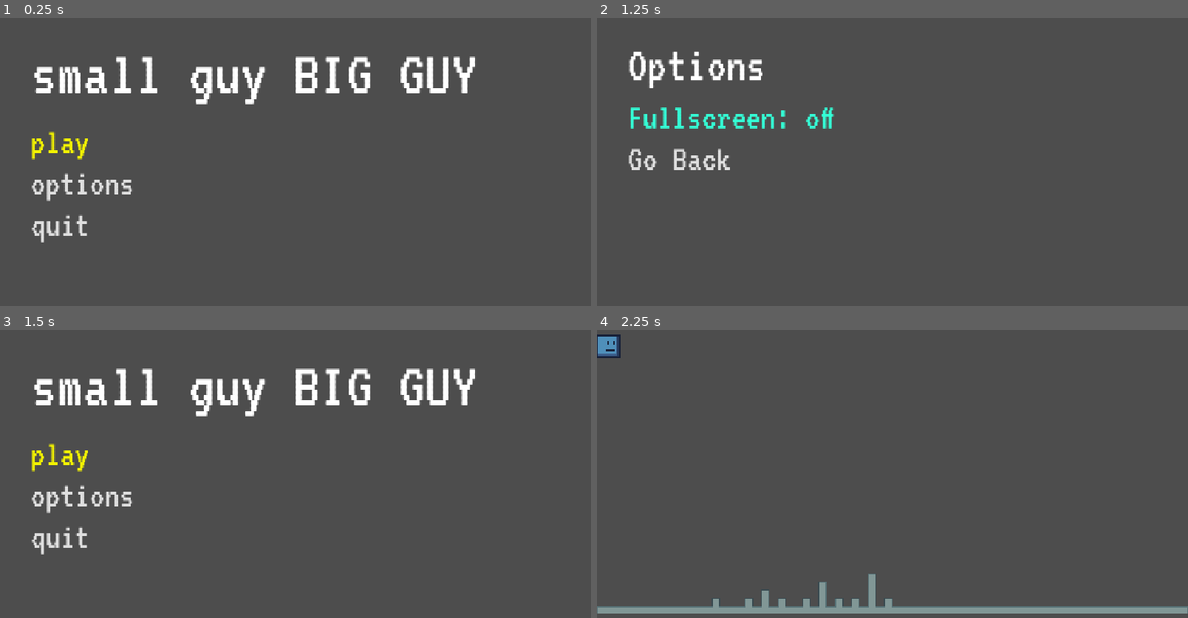
Above: before the commit, frames 1-4 (two rows, left to right).
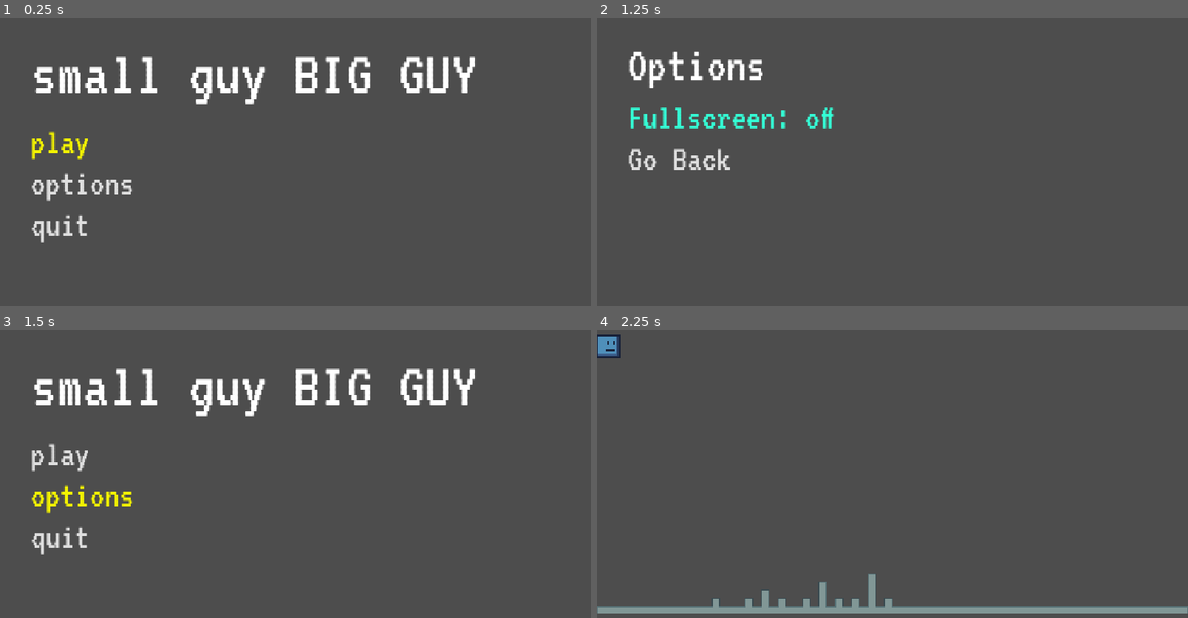
Above: after the commit, the same moments.

Repository: itstntcraft123/small-guy-big-guy
Game: Godot game, scene res://scenes/main_menu.tscn
Two runs of this game, one before a commit and one after it. Both use one fixed random seed, a clock stepped at 60 frames per second and the inputs below.
Inputs:
- Up to frame 1 (0.25 s): no input
- Up to frame 2 (1.25 s): click "options" at 0.5 s
- Up to frame 3 (1.5 s): click "Go Back" at 1.25 s
- Up to frame 4 (2.25 s): click "play" at 2 s

Frames 1-2 are identical in both runs. In frame 3, 0.8% of the frame differs, in the area x 5-23%, y 39-64%; in frame 4, nothing differs.

Commit message:
instantiate options menu instead of switching scene to later allow opening options menu in game without losing progress

Diff:
--- a/scenes/main_menu.tscn
+++ b/scenes/main_menu.tscn
@@ -3,6 +3,7 @@
 [ext_resource type="Theme" uid="uid://doesdkf2iqydn" path="res://theme.tres" id="1_bqqt6"]
 [ext_resource type="Script" uid="uid://bjuee2jha4cbs" path="res://scripts/main_menu.gd" id="1_ekxnf"]
 [ext_resource type="PackedScene" uid="uid://ct5i5yruxnpg" path="res://scenes/select_menu.tscn" id="1_l6cm7"]
+[ext_resource type="PackedScene" uid="uid://tqnkx31t63uf" path="res://scenes/options_menu.tscn" id="3_wu84c"]
 
 [node name="MainMenu" type="Control" unique_id=215592574]
 layout_mode = 3
@@ -13,6 +14,7 @@
 grow_vertical = 2
 theme = ExtResource("1_bqqt6")
 script = ExtResource("1_ekxnf")
+options_menu = ExtResource("3_wu84c")
 
 [node name="MarginContainer" type="MarginContainer" parent="." unique_id=472200006]
 layout_mode = 1
--- a/scripts/main_menu.gd
+++ b/scripts/main_menu.gd
@@ -1,4 +1,6 @@
 extends Control
+
+@export var options_menu: PackedScene
 
 func _ready() -> void:
 	pass
@@ -11,9 +13,15 @@
 		"Play":
 			get_tree().change_scene_to_file("res://scenes/game.tscn")
 		"Options":
-			get_tree().change_scene_to_file("res://scenes/options_menu.tscn")
+			var scene = options_menu.instantiate()
+			add_child(scene)
+			$MarginContainer.hide()
 		"Quit":
 			if OS.has_feature("web"):
 				get_tree().change_scene_to_file("res://scenes/quit_screen.tscn")
 			else:
 				get_tree().quit()
+
+func unhide() -> void:
+	$MarginContainer.show()
+	$MarginContainer/VBoxContainer/SelectMenu/Options.grab_focus()
--- a/scripts/options_menu.gd
+++ b/scripts/options_menu.gd
@@ -17,7 +17,8 @@
 			else:
 				DisplayServer.window_set_mode(DisplayServer.WINDOW_MODE_FULLSCREEN)
 		"GoBack":
-			get_tree().change_scene_to_file("res://scenes/main_menu.tscn")
+			get_parent().unhide()
+			queue_free()
 
 func _on_fullscreen_focus_entered() -> void:
 	$VBoxContainer/SelectMenu/Fullscreen.add_theme_color_override("font_pressed_color", $VBoxContainer/SelectMenu/Fullscreen.get_theme_color("font_hover_pressed_color"))
